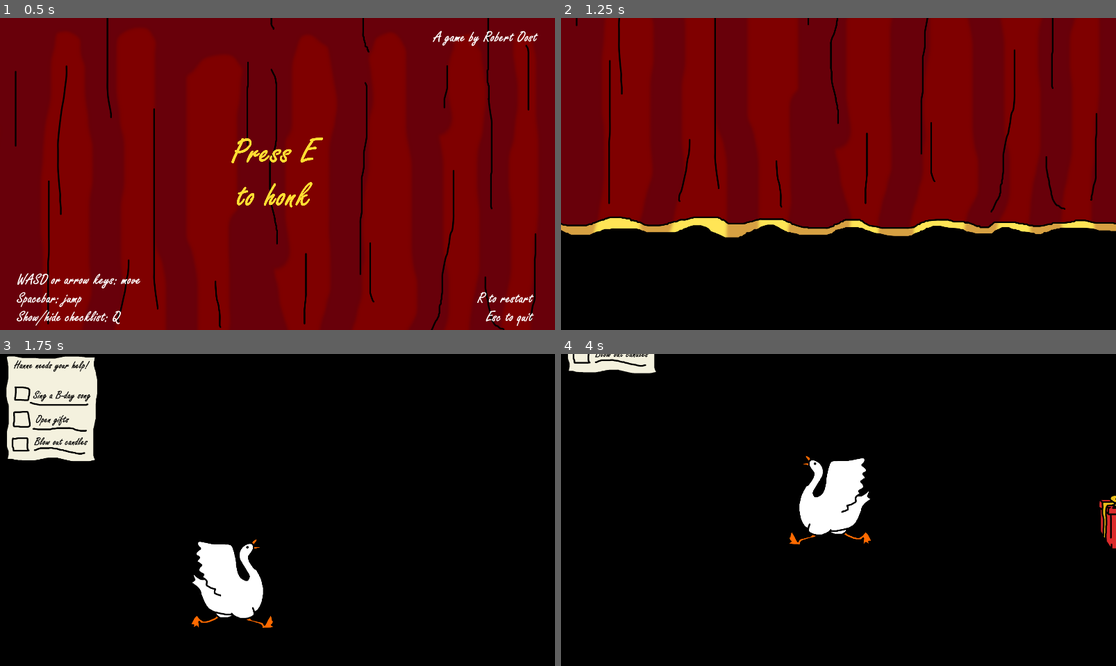
Above: before the commit, frames 1-4 (two rows, left to right).
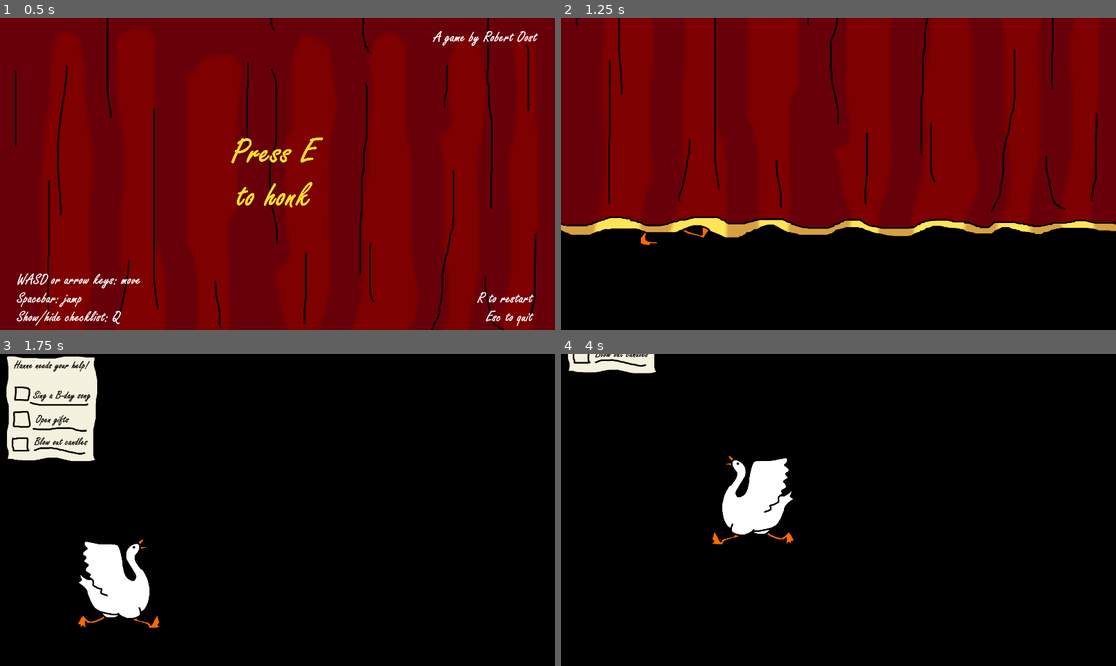
Above: after the commit, the same moments.

Repository: robertoost/BirthdayGoosie
Game: Godot game, scene res://scenes/testlevel.tscn
Same seed, same stepped clock (60 frames per second), same inputs: the game is played once before the commit and once after it. Sound files missing from this copy of the repository are replaced by a short silence.
Inputs:
- Up to frame 1 (0.5 s): no input
- Up to frame 2 (1.25 s): tap Enter at 0.5 s; hold D (right) from 0.53 s (still down); tap E (honk) at 0.6 s; tap Space (jump) at 0.77, 1.07 s
- Up to frame 3 (1.75 s): release D (right) at 1.28 s; hold S (down) from 1.28 s (still down); tap Q (checklist) at 1.35 s; tap Space (jump) at 1.52 s; tap E (honk) at 1.55 s
- Up to frame 4 (4 s): tap Space (jump) at 1.82, 3.02, 3.32, 3.77 s; release S (down) at 2.03 s; hold D (right) 2.03-2.78 s; tap E (honk) at 2.1, 2.85, 3.8 s; hold W (up) 2.78-3.53 s; hold A (left) from 3.53 s (still down); tap Q (checklist) at 3.6 s

Frame 1 is identical in both runs. In frame 2, less than 0.1% of the frame differs, in the area x 14-27%, y 67-73%; in frame 3, 4.5%; in frame 4, 4.7%, in the area x 27-100%, y 32-63%.

Commit message:
fix(audio): double audio bugs

Diff:
--- a/scenes/cake.tscn
+++ b/scenes/cake.tscn
@@ -1,8 +1,9 @@
-[gd_scene load_steps=14 format=3 uid="uid://d2y4tquqqh4w6"]
+[gd_scene load_steps=15 format=3 uid="uid://d2y4tquqqh4w6"]
 
 [ext_resource type="Texture2D" uid="uid://dfq2pxnaghqaa" path="res://sprites/cake_spritesheet.png" id="1_ck8nc"]
 [ext_resource type="Script" path="res://scenes/cake.gd" id="1_ombk0"]
 [ext_resource type="AudioStream" uid="uid://bi5tidbgjsu85" path="res://audio/woosh.wav" id="3_6fywe"]
+[ext_resource type="Texture2D" uid="uid://dn5t51fshkn2w" path="res://sprites/goose_shadow.png" id="4_cwlvq"]
 
 [sub_resource type="RectangleShape2D" id="RectangleShape2D_5k0w8"]
 size = Vector2(595, 139)
@@ -112,5 +113,11 @@
 stream = ExtResource("3_6fywe")
 volume_db = 11.071
 
+[node name="GooseShadow" type="Sprite2D" parent="."]
+position = Vector2(-14, -37)
+rotation = -3.13343
+scale = Vector2(1.39868, 2.63527)
+texture = ExtResource("4_cwlvq")
+
 [connection signal="area_entered" from="FlameArea" to="." method="_on_area_2d_area_entered"]
 [connection signal="area_exited" from="FlameArea" to="." method="_on_flame_area_area_exited"]
--- a/scenes/final_curtain.gd
+++ b/scenes/final_curtain.gd
@@ -21,9 +21,9 @@
 		$Credits.visible = false
 
 		_open_curtain()
-		game_started.emit()
 		game_running = true
 		await get_tree().create_timer(0.5).timeout
+		game_started.emit()
 		$OpenCurtainMusic.play()
 
 	elif game_over:
--- a/scenes/final_curtain.tscn
+++ b/scenes/final_curtain.tscn
@@ -31,6 +31,21 @@
 "speed": 5.0
 }]
 
+[sub_resource type="Animation" id="Animation_judoc"]
+length = 0.001
+tracks/0/type = "value"
+tracks/0/imported = false
+tracks/0/enabled = true
+tracks/0/path = NodePath("CloseUpGoose:position")
+tracks/0/interp = 1
+tracks/0/loop_wrap = true
+tracks/0/keys = {
+"times": PackedFloat32Array(0),
+"transitions": PackedFloat32Array(1),
+"update": 0,
+"values": [Vector2(660, 2400)]
+}
+
 [sub_resource type="Animation" id="Animation_34yhb"]
 resource_name = "curtain_rise"
 tracks/0/type = "value"
@@ -75,21 +90,6 @@
 "transitions": PackedFloat32Array(0.406126, 0.406126),
 "update": 0,
 "values": [Vector2(660, 2400), Vector2(660, 1800)]
-}
-
-[sub_resource type="Animation" id="Animation_judoc"]
-length = 0.001
-tracks/0/type = "value"
-tracks/0/imported = false
-tracks/0/enabled = true
-tracks/0/path = NodePath("CloseUpGoose:position")
-tracks/0/interp = 1
-tracks/0/loop_wrap = true
-tracks/0/keys = {
-"times": PackedFloat32Array(0),
-"transitions": PackedFloat32Array(1),
-"update": 0,
-"values": [Vector2(660, 2400)]
 }
 
 [sub_resource type="AnimationLibrary" id="AnimationLibrary_4u63s"]
--- a/scenes/goose.gd
+++ b/scenes/goose.gd
@@ -22,6 +22,8 @@
 var finish_frame = 0
 
 var game_running = false
+
+var honk_switch = false
 
 func _on_game_started():
 	game_running = true
@@ -129,6 +131,8 @@
 		# If we're switching to or from honking, continue animation progress.
 		#
 		if seek:
+			if frame == 1 or frame == 3:
+				honk_switch = true
 			animation.frame = frame
 			animation.frame_progress = frame_progress
 
@@ -161,10 +165,11 @@
 	if "walk" in animation.animation and animation.frame_progress == 0:
 		match animation.frame:
 			1, 3:
-				if not footstep_audio.playing:
+				if not honk_switch:
 					footstep_audio.play()
-				else:
-					print("Prevented doubles!")
+					honk_switch = true
+			0, 2:
+				honk_switch = false
 
 
 func _on_game_ended():
--- a/scenes/goose.tscn
+++ b/scenes/goose.tscn
@@ -286,7 +286,7 @@
 y_sort_enabled = true
 sprite_frames = SubResource("SpriteFrames_oevbk")
 animation = &"jump"
-frame_progress = 0.488465
+frame_progress = 0.998207
 centered = false
 offset = Vector2(-300, -680)
 
